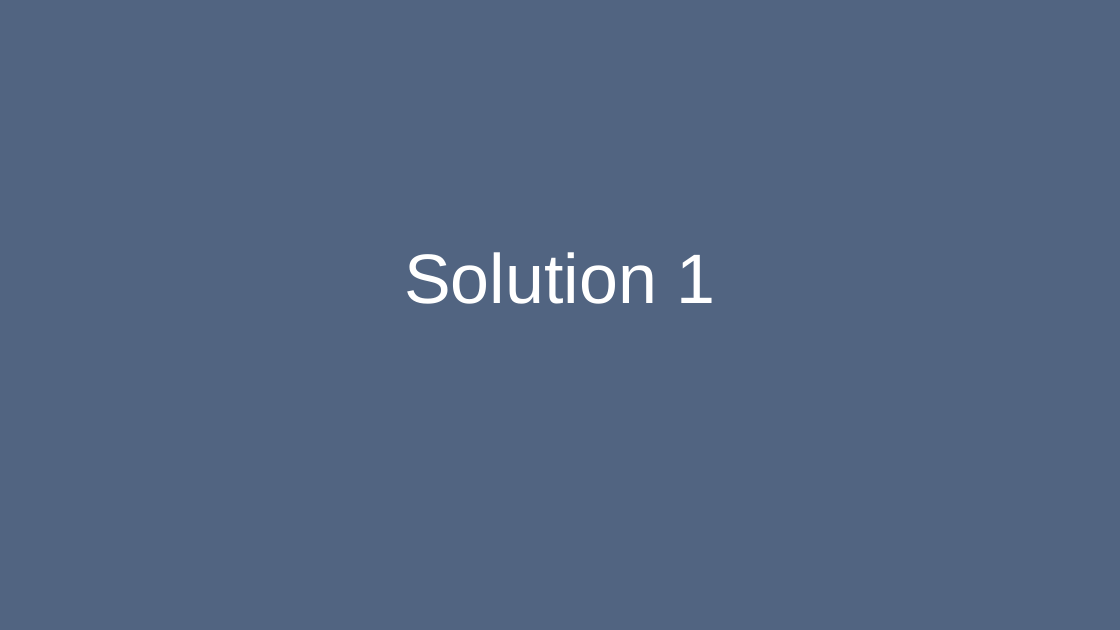
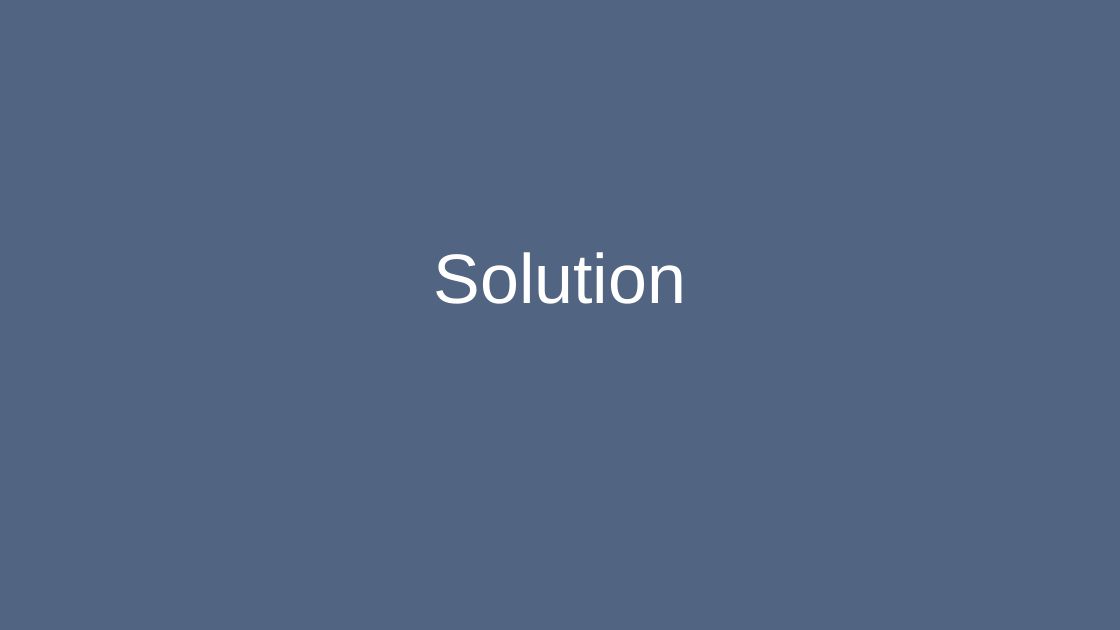
Before and after one commit to janakaras/docker-in-the-cloud, a slide deck: slide 12 of Project Presentation.pptx (slide 9 before the commit). Drawn at 1120x630 pixels with LibreOffice and Linux fonts; fonts in the diff are those of the drawing. Boxes give left, top, right and bottom in pixels: in the first picture for what was removed or moved away, otherwise in the second. Text is boxed around its words. In the diff, an @@ line names an element or a change of style, - is before the commit and + after.

```diff
--- a/Project Presentation.pptx
+++ b/Project Presentation.pptx
@@ title at <box>433,252,686,304</box>: text changed @@
-Solution 1
+Solution
```
Also in this commit, not shown: 3 other slides changed, 5 slides added, 2 slides removed.
